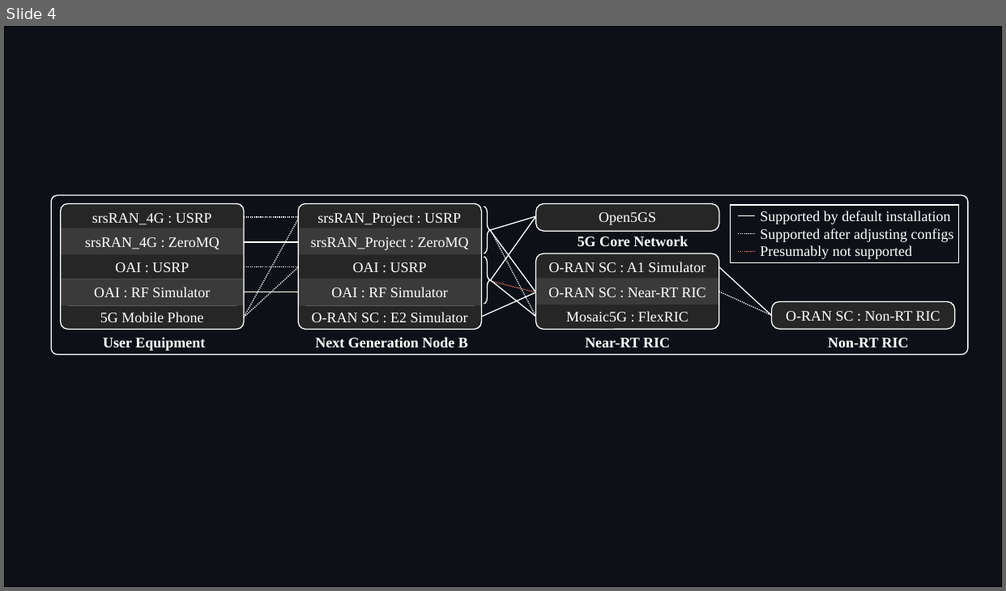
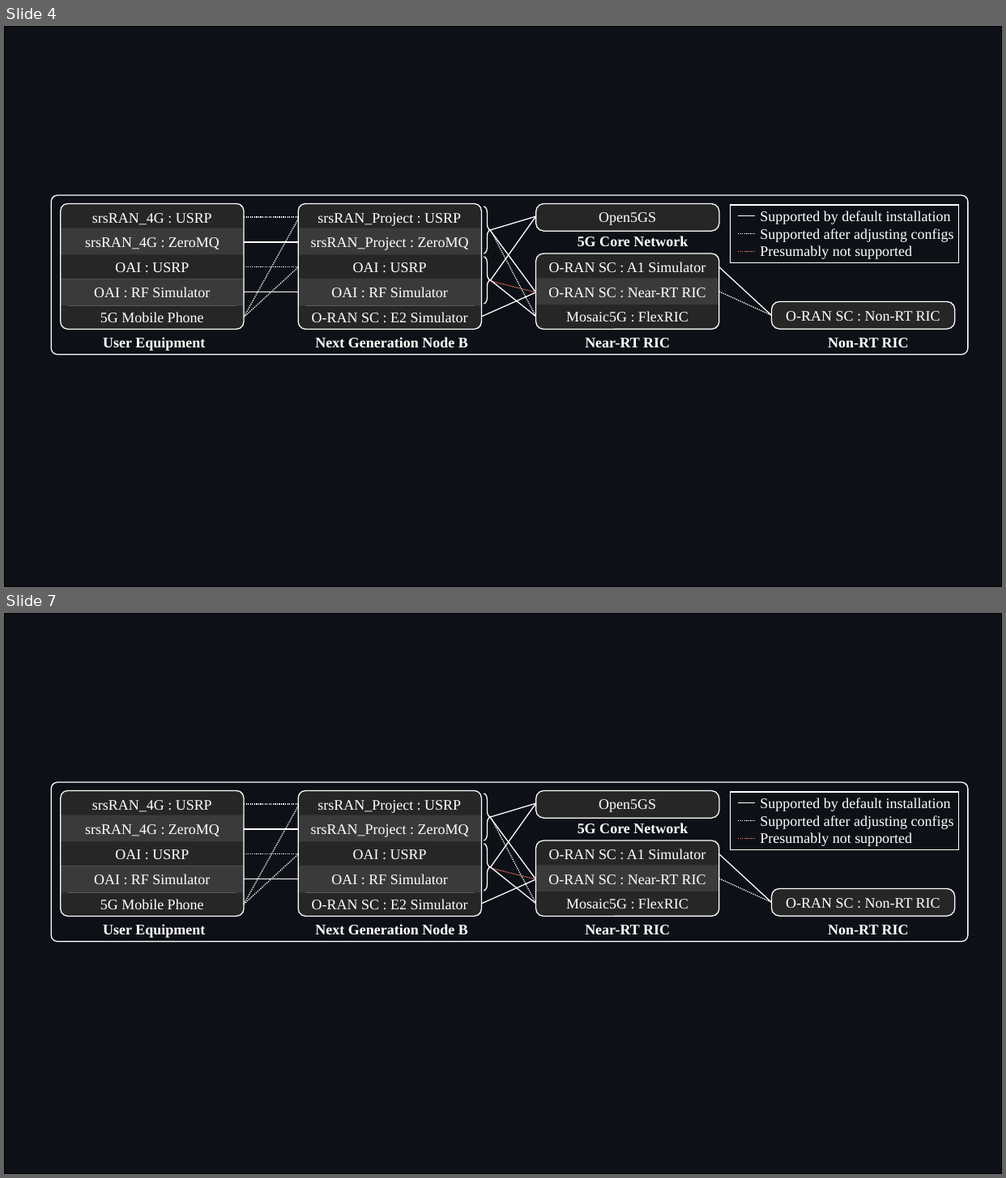
Before and after one commit to usnistgov/O-RAN-Testbed-Automation, a slide deck: RAN_Intelligent_Controllers/research/Diagrams.pptx. Shown one above the other, each under a label of ours: slide 4 before the commit, slides 4 and 7 after it; the slides between them are not shown. The pictures are 1006x591 and 1006x1178 pixels, drawn with LibreOffice and Linux fonts; fonts in the diff are those of the drawing. Boxes give left, top, right and bottom in pixels: in the first picture for what was removed or moved away, otherwise in the second. Text is boxed around its words. In the diff, an @@ line names an element or a change of style, - is before the commit and + after.

```diff
--- a/RAN_Intelligent_Controllers/research/Diagrams.pptx
+++ b/RAN_Intelligent_Controllers/research/Diagrams.pptx
@@ slide 7 added at box(4, 613, 1002, 1174), background #FFFFFF @@
@@ rectangle added at box(4, 613, 1002, 1174), fill #0D1117, outline #000000 1.5 pt @@
@@ group added at box(51, 782, 968, 942): 21 texts, 18 lines, 9 rounded rectangles, 6 rectangles, 2 right braces, 2 round same rects @@
+Open5GS
+Supported by default installation
+Supported after adjusting configs
+Presumably not supported
+OAI : USRP
+srsRAN_Project : ZeroMQ
+srsRAN_Project : USRP
+O-RAN SC : E2 Simulator
+Next Generation Node B
+OAI : RF Simulator
+OAI : USRP
+srsRAN_4G : ZeroMQ
+srsRAN_4G : USRP
+5G Mobile Phone
+User Equipment
+OAI : RF Simulator
+O-RAN SC : Non-RT RIC
+Non-RT RIC
+Near-RT RIC
+Mosaic5G : FlexRIC
+O-RAN SC : Near-RT RIC
+O-RAN SC : A1 Simulator
+5G Core Network
```
Also in this commit, not shown: 1 slide changed, 1 other slide added, 4 other files.
